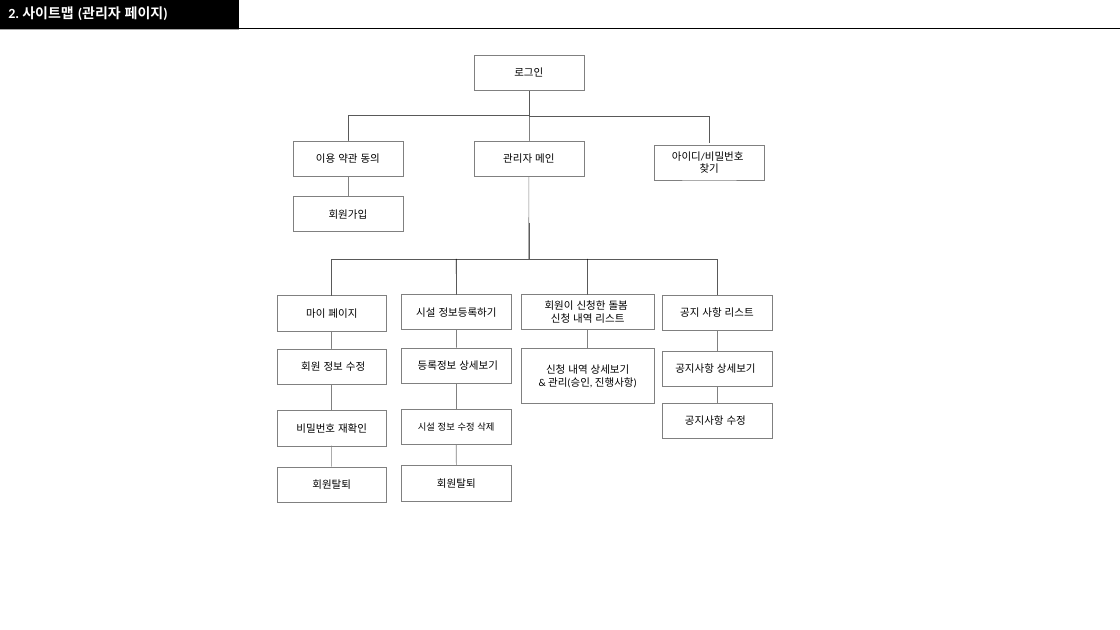
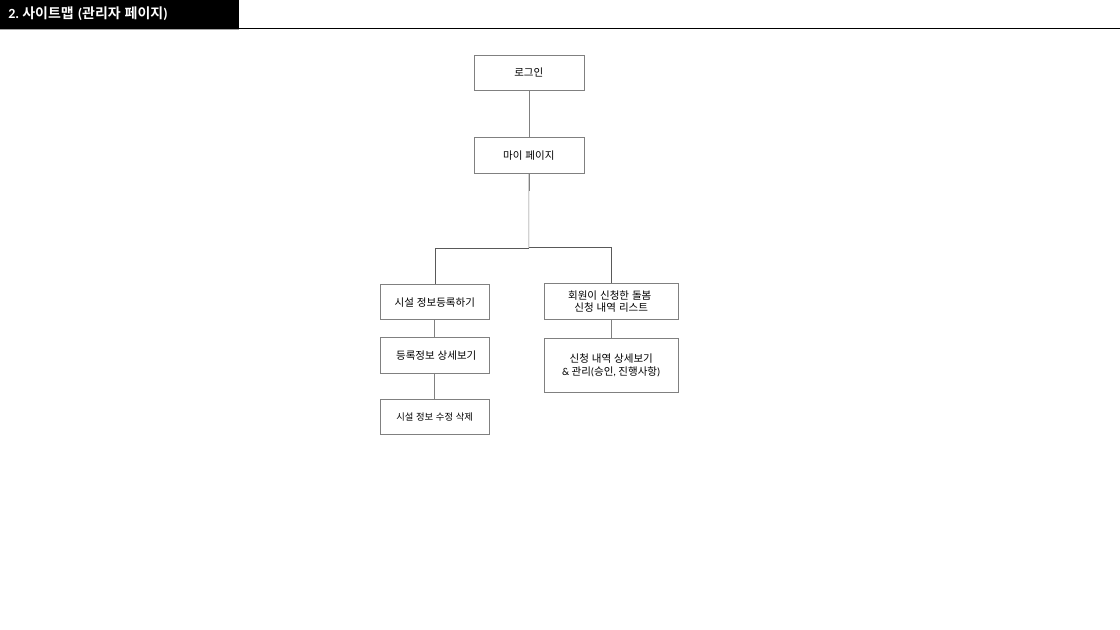
Before and after one commit to RealWarm/Common_Document, a slide deck: slide 5 of 온종일_돌봄/정훈_온종일_스토리보드_원본.pptx. Drawn at 1120x630 pixels with LibreOffice and Linux fonts; fonts in the diff are those of the drawing. Boxes give left, top, right and bottom in pixels: in the first picture for what was removed or moved away, otherwise in the second. Text is boxed around its words. In the diff, an @@ line names an element or a change of style, - is before the commit and + after.

Commit message:
사이트 맵 수정

```diff
--- a/온종일_돌봄/정훈_온종일_스토리보드_원본.pptx
+++ b/온종일_돌봄/정훈_온종일_스토리보드_원본.pptx
@@ elbow line removed from (529, 89) to (709, 144) @@
@@ elbow line removed from (529, 91) to (348, 141) @@
@@ rectangle removed at [293,141,403,176] @@
-이용 약관 동의
@@ rectangle "마이 페이지": place and size @@
-rectangle "마이 페이지" at [277,296,387,331]
+rectangle "마이 페이지" at [474,138,584,173]
@@ rectangle removed at [474,141,584,176] @@
-관리자 메인
@@ rectangle removed at [655,145,765,180] @@
-아이디/비밀번호
-찾기
@@ line removed from (348, 176) to (348, 197) @@
@@ line moved from (529, 176) - (529, 259) to (529, 166) - (529, 248) @@
@@ line moved from (332, 331) - (332, 349) to (529, 173) - (529, 191) @@
@@ rectangle removed at [293,197,403,232] @@
-회원가입
@@ elbow line moved from (529, 223) - (332, 296) to (529, 249) - (435, 321) @@
@@ line removed from (456, 259) to (456, 294) @@
@@ elbow line moved from (529, 223) - (717, 295) to (529, 247) - (612, 284) @@
@@ line removed from (588, 259) to (588, 294) @@
@@ rectangle removed at [662,295,772,330] @@
-공지 사항 리스트
@@ 3 rectangles, 2 lines: place and size @@
-3 rectangles, 2 lines at [402,294,512,444]
+3 rectangles, 2 lines at [380,284,490,434]
@@ 2 rectangles, 1 line: place and size @@
-2 rectangles, 1 line at [521,294,655,403]
+2 rectangles, 1 line at [544,284,678,392]
@@ rectangle removed at [277,349,387,384] @@
-회원 정보 수정
@@ rectangle removed at [662,351,772,386] @@
-공지사항 상세보기
@@ line removed from (717, 331) to (717, 351) @@
@@ line removed from (332, 385) to (332, 411) @@
@@ line removed from (717, 386) to (717, 403) @@
@@ rectangle removed at [277,411,387,446] @@
-비밀번호 재확인
@@ rectangle removed at [662,403,772,439] @@
-공지사항 수정
@@ line removed from (332, 446) to (332, 467) @@
@@ line removed from (456, 444) to (456, 465) @@
@@ rectangle removed at [277,467,387,502] @@
-회원탈퇴
@@ rectangle removed at [402,465,512,501] @@
-회원탈퇴
```
Also in this commit, not shown: 3 other slides changed, 2 slides added, 1 other file.
